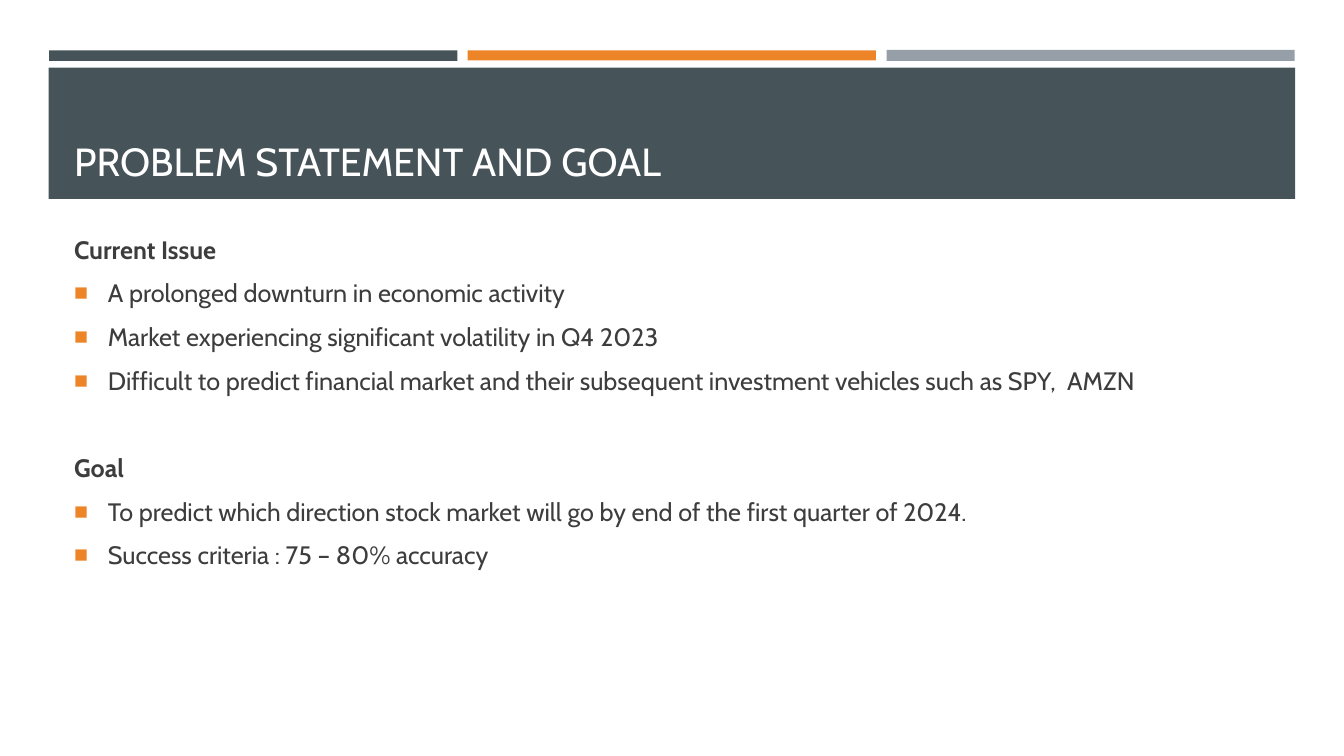
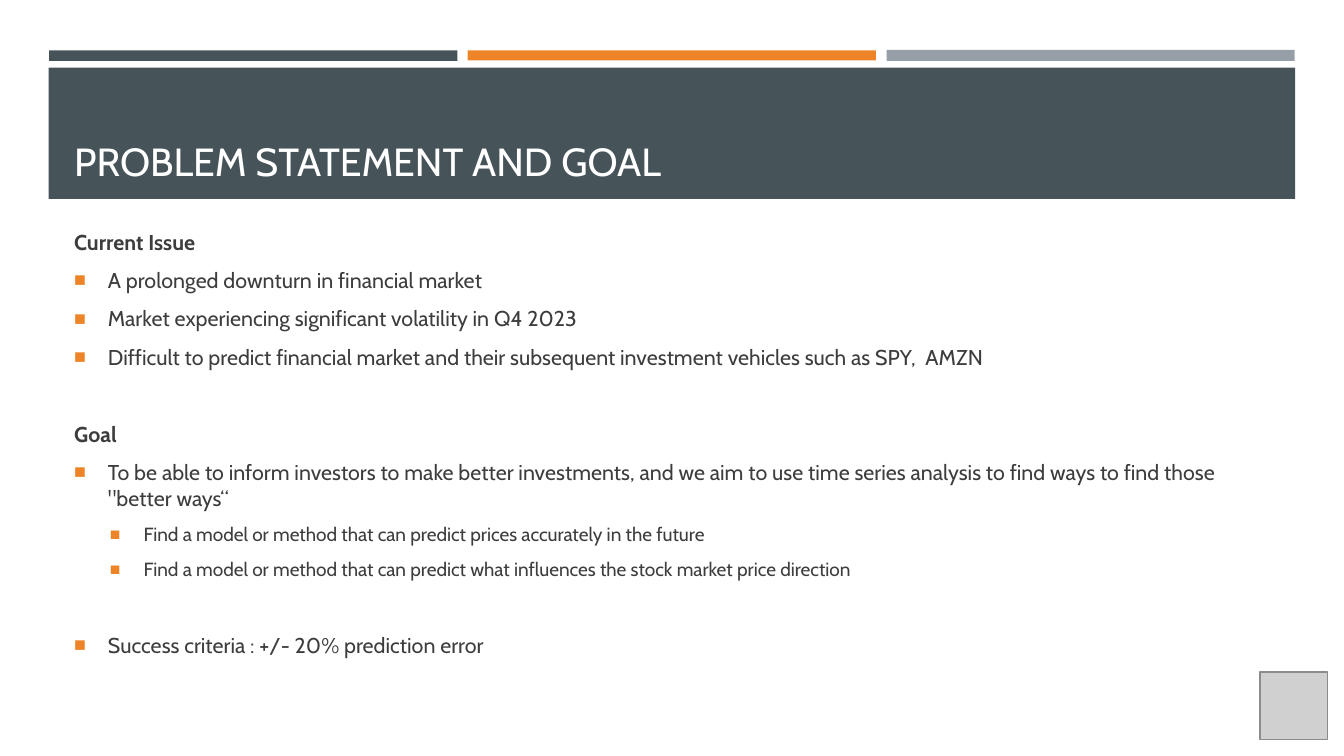
Before and after one commit to vanguardfox/ADS506-F23, a slide deck: slide 2 of Bull Market or Bear Market.pptx. Drawn at 1344x756 pixels with LibreOffice and Linux fonts; fonts in the diff are those of the drawing; grey boxes stand for pictures. Boxes give left, top, right and bottom in pixels: in the first picture for what was removed or moved away, otherwise in the second. Text is boxed around its words. In the diff, an @@ line names an element or a change of style, - is before the commit and + after.

```diff
--- a/Bull Market or Bear Market.pptx
+++ b/Bull Market or Bear Market.pptx
@@ text at (74, 234, 983, 443): size 18 to 15.3 pt in "Current Issue", "Market experiencing significant volatility in Q4 2023", "Difficult to predict financial market and their ...", "Goal" @@
@@ text at (108, 272, 482, 294): text changed; size 18 to 15.3 pt @@
-■ A prolonged downturn in economic activity
+■ A prolonged downturn in financial market
@@ text at (108, 464, 1215, 658): text changed; size 18 to 15.3 pt @@
-■ To predict which direction stock market will go by end of the first quarter of 2024.
-■ Success criteria : 75 – 80% accuracy
+■ To be able to inform investors to make better investments, and we aim to use time series analysis to find ways to find those "better ways“
+  ■ Find a model or method that can predict prices accurately in the future
+  ■ Find a model or method that can predict what influences the stock market price direction
+■ Success criteria : +/- 20% prediction error
@@ picture added at (1260, 673, 1328, 740) @@
```
Also in this commit, not shown: 2 other slides changed.
